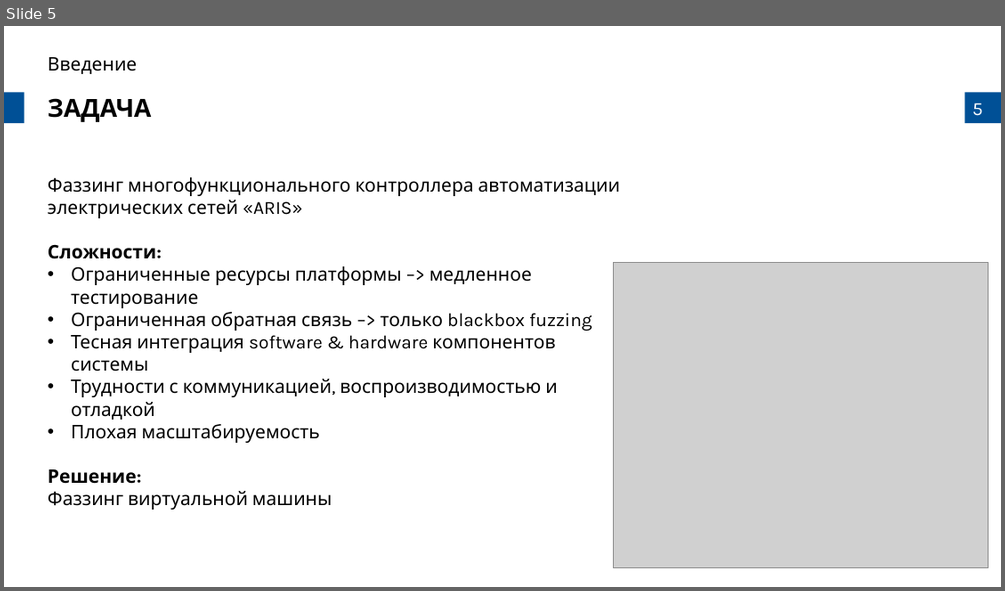
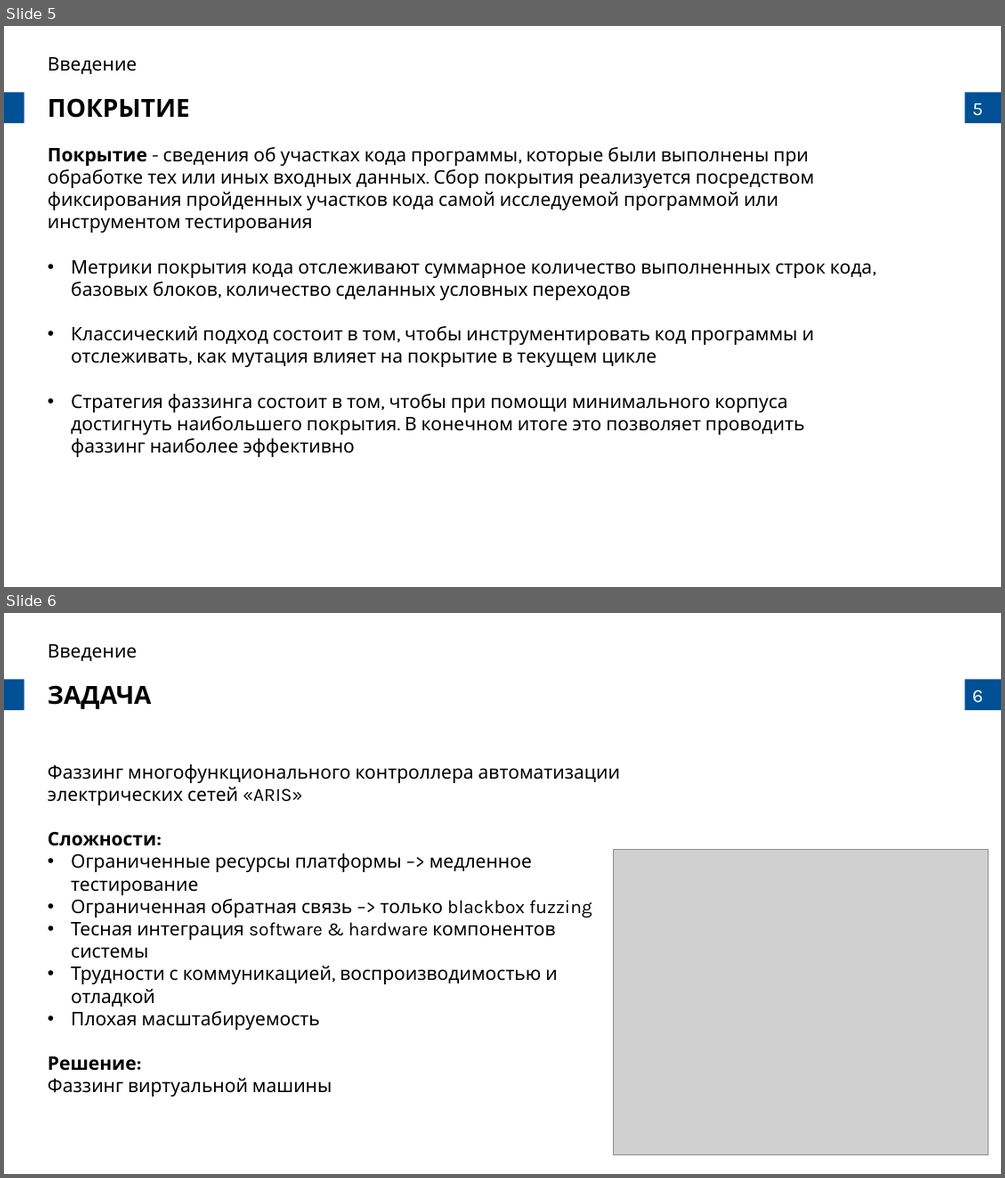
Before and after one commit to prostoAlexandr/BeeTech_2024, a slide deck: Belikov_Virtual_machine_fuzzing_types_and_approaches.pptx. Shown one above the other, each under a label of ours: slide 5 before the commit, slides 5 and 6 after it. The pictures are 1005x591 and 1005x1178 pixels, drawn with LibreOffice and Linux fonts; fonts in the diff are those of the drawing; grey boxes stand for pictures; background and template pictures are left out. Boxes give left, top, right and bottom in pixels: in the first picture for what was removed or moved away, otherwise in the second. Text is boxed around its words. In the diff, an @@ line names an element or a change of style, - is before the commit and + after.

```diff
--- a/Belikov_Virtual_machine_fuzzing_types_and_approaches.pptx
+++ b/Belikov_Virtual_machine_fuzzing_types_and_approaches.pptx
@@ slide 5 added at (4,26,1001,587), background #FFFFFF; not listed: 3 template elements that a slide beside it also shows @@
@@ text added at (48,57,137,74), 18 pt, text #000000 @@
+Введение
@@ text added at (48,98,190,118), 24 pt, text #000000, bold @@
+ПОКРЫТИЕ
@@ text added at (48,147,872,453), 18 pt, text #000000 @@
+Покрытие - сведения об участках кода программы, которые были выполнены при обработке тех или иных входных данных. Сбор покрытия реализуется посредством фиксирования пройденных участков кода самой исследуемой программой или инструментом тестирования
+• Метрики покрытия кода отслеживают суммарное количество выполненных строк кода, базовых блоков, количество сделанных условных переходов
+• Классический подход состоит в том, чтобы инструментировать код программы и отслеживать, как мутация влияет на покрытие в текущем цикле
+• Стратегия фаззинга состоит в том, чтобы при помощи минимального корпуса достигнуть наибольшего покрытия. В конечном итоге это позволяет проводить фаззинг наиболее эффективно
@@ what was slide 5 is now slide 6 @@
@@ page number at (972,690,983,703): text changed @@
-5
+6
```
Also in this commit, not shown: 11 slides changed, 6 other slides added, 2 slides removed, 1 other file.
